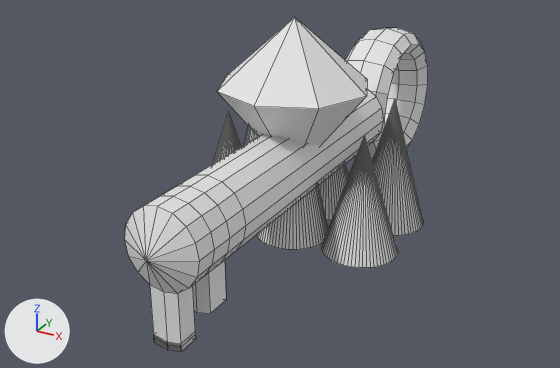
The Blender file Assets/pickup.blend, before and after one commit.
Camera for both pictures: a 50 mm camera at (4.46, -8.47, 3.82) aimed at (-0.52, 0.57, -0.7). Every picture has the same lights, and +X, +Y and +Z are marked at lower left. Mesh edges are drawn as thin lines. The same objects are shown in both versions, whatever each file hides.
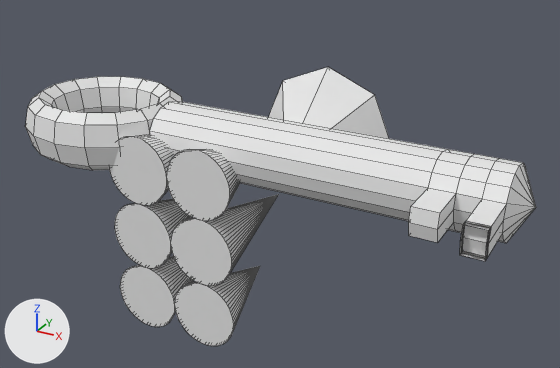
Boxes (x1, y1, x2, y2) around the edits, measured in the pictures (560 x 368 px):
'klucz', reshaped (68% wider, 43% shorter)
    before: (125, 28, 428, 352)
    after: (25, 77, 536, 261)
'krysztal', turned
    before: (217, 17, 367, 146)
    after: (269, 67, 389, 139)
'Cone.001', turned
    before: (322, 136, 398, 268)
    after: (175, 266, 260, 346)
'Cone', turned
    before: (257, 185, 328, 250)
    after: (171, 195, 278, 286)
'Cone.003', turned
    before: (373, 100, 423, 236)
    after: (120, 256, 194, 327)
'kolce', turned
    before: (213, 111, 241, 164)
    after: (167, 149, 240, 221)
'Cone.002', turned
    before: (319, 164, 349, 220)
    after: (115, 199, 192, 268)
'Cone.004', turned
    before: (244, 126, 258, 145)
    after: (109, 134, 173, 205)

Edits to the bpy script that builds the scene:
```text
Change me_torus_001:
    where me_torus_001.from_pydata(...)  # 240 vertices, 254 faces; spans x -0.47..0.47, y -3.15..4.41, z -1.23..1.12
    used by ob_klucz; location = (0.0, 0.0, 0.0)
    me_torus_001 part 1: the whole mesh is multiplied about the mesh origin by the matrix ((0.0, -1.0, 0.0), (0.0, 0.0, 1.0), (-1.0, 0.0, 0.0))
Change ob_krysztal:
    ob_krysztal.rotation_euler: (0.0, 0.0, 0.0) -> (0.0, 1.571, 1.571)  # degrees (0, 0, 0) -> degrees (0, 90, 90)
Change ob_kolce:
    ob_kolce.rotation_euler: (0.0, 0.0, 0.0) -> (0.0, 1.571, 1.571)  # degrees (0, 0, 0) -> degrees (0, 90, 90)
```
